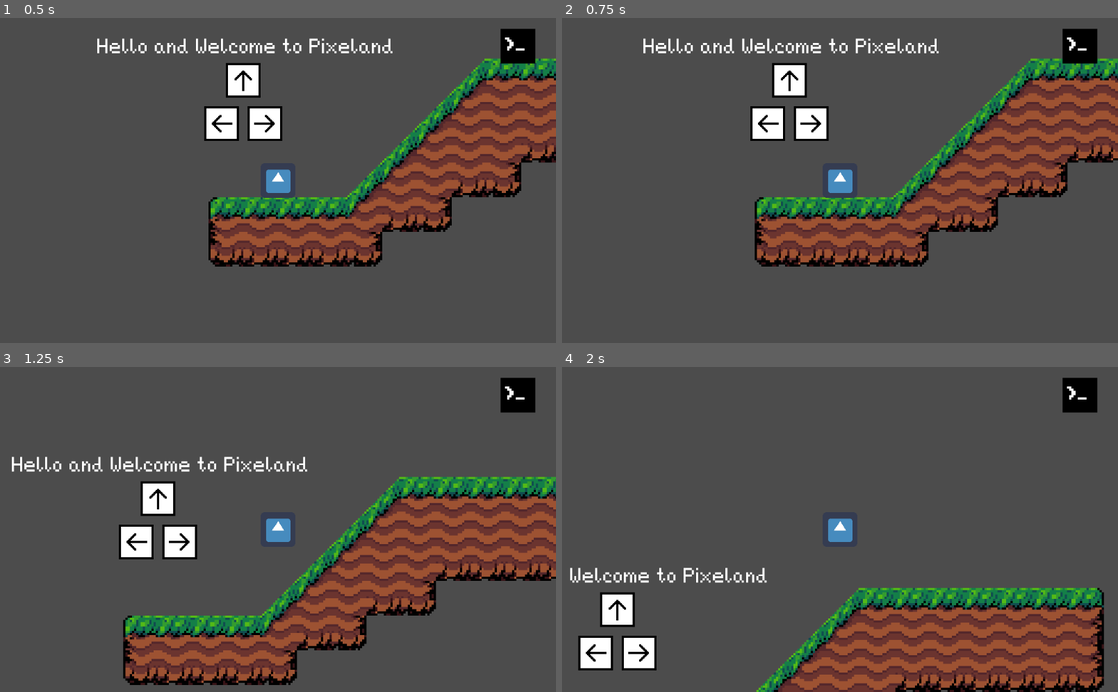
Above: before the commit, frames 1-4 (two rows, left to right).
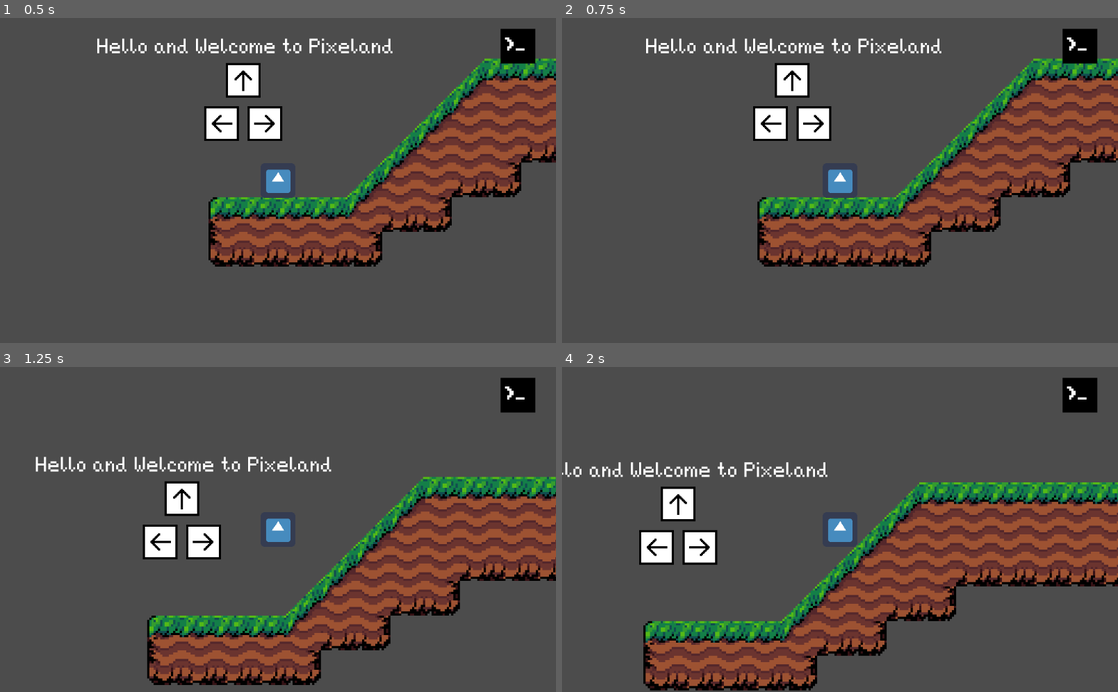
Above: after the commit, the same moments.

Repository: Tri-C-Games/CCC-Jam
Game: Godot game, scene res://World/Tutorial/Tutorial.tscn
The game is run twice, just before and just after one commit, with the same random seed, the same clock (stepped at 60 frames per second) and the same inputs. The engine's default icon, where the game draws it, is replaced by a stand-in: a white triangle on a blue panel in a dark square.
Inputs:
- Up to frame 1 (0.5 s): no input
- Up to frame 2 (0.75 s): hold D (move_right) from 0.53 s (still down)
- Up to frame 3 (1.25 s): keep holding D (move_right); tap W (jump) at 0.77 s
- Up to frame 4 (2 s): keep holding D (move_right); tap W (jump) at 1.52 s

Frame 1 is identical in both runs. In frame 2, 8.4% of the frame differs, in the area x 14-100%, y 6-77%; in frame 3, 19%; in frame 4, 42%, in the area x 0-100%, y 29-100%.

Commit message:
Added friction.

Diff:
--- a/Player/Scripts/Player.gd
+++ b/Player/Scripts/Player.gd
@@ -7,6 +7,9 @@
 export (Curve) var acc_curve
 var max_speed = 300
 var max_acc = 30
+
+export (Curve) var friction_curve
+var max_friction = 15
 
 var coyoteTime= 0.2;#in seconds
 var pressedTime = 0.2 #in seconds, anti input frustration value
@@ -45,7 +48,12 @@
 
 func movement(delta):
 	velocity.y += real_gravity * delta
-	# TODO - Friction
+
+	# Friction
+	var normalized_speed = range_lerp(velocity.x, 0, max_speed, 0, 1)
+	var friction = friction_curve.interpolate(abs(normalized_speed)) * max_friction
+	velocity.x -= sign(velocity.x) * friction
+
 	velocity = move_and_slide(velocity, Vector2.UP)
 
 	if is_on_floor() and jump_pressed:
--- a/World/Tutorial/Tutorial.tscn
+++ b/World/Tutorial/Tutorial.tscn
@@ -346,6 +346,9 @@
 [sub_resource type="Curve" id=24]
 _data = [ Vector2( 0, 1 ), 0.0, 0.0, 0, 0, Vector2( 1, 0 ), -0.0109818, 0.0, 0, 0 ]
 
+[sub_resource type="Curve" id=25]
+_data = [ Vector2( 0.00238663, 0 ), 0.0, 0.0, 0, 0, Vector2( 1, 1 ), -0.0929045, 0.0, 0, 0 ]
+
 [node name="Tutorial" type="Node2D"]
 
 [node name="TileMap" type="TileMap" parent="."]
@@ -384,3 +387,4 @@
 [node name="Player" parent="." instance=ExtResource( 1 )]
 light_mask = 3
 acc_curve = SubResource( 24 )
+friction_curve = SubResource( 25 )
Not shown: 1 places in World/Tutorial/Tutorial.tscn that only renumber resources
